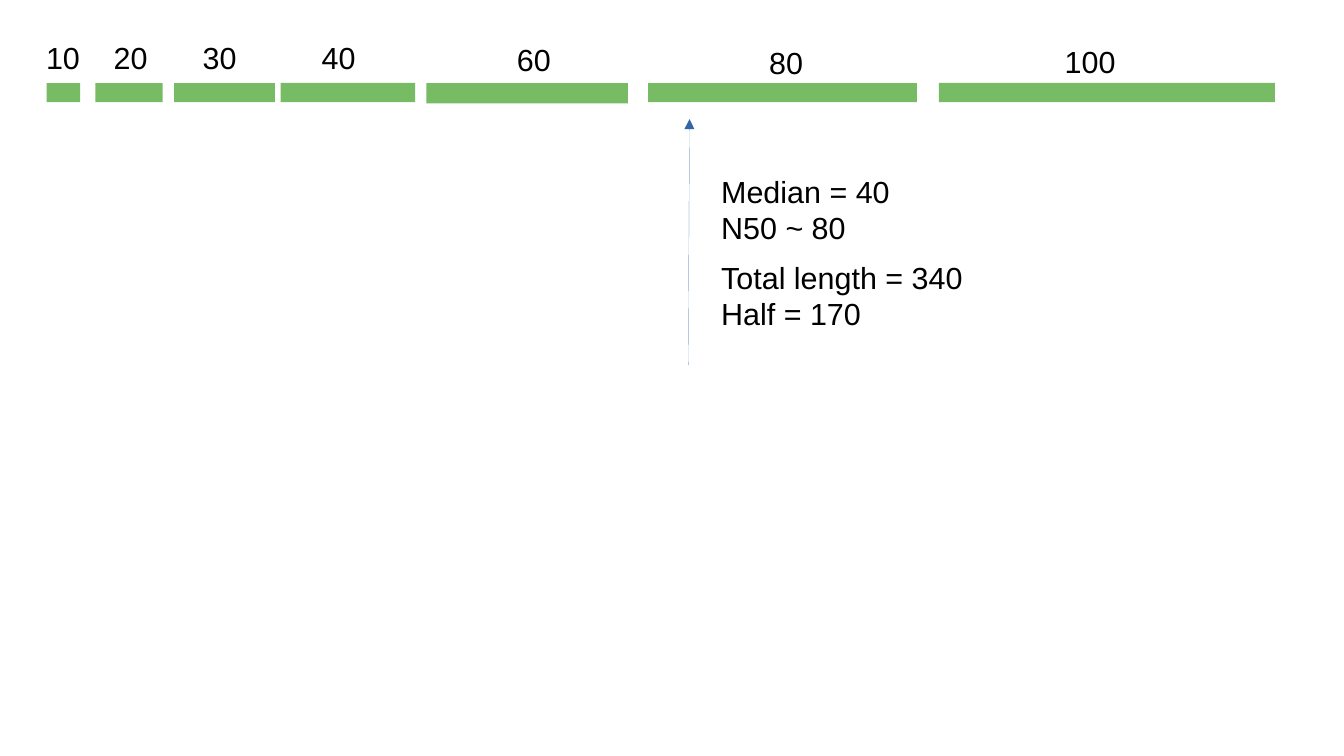
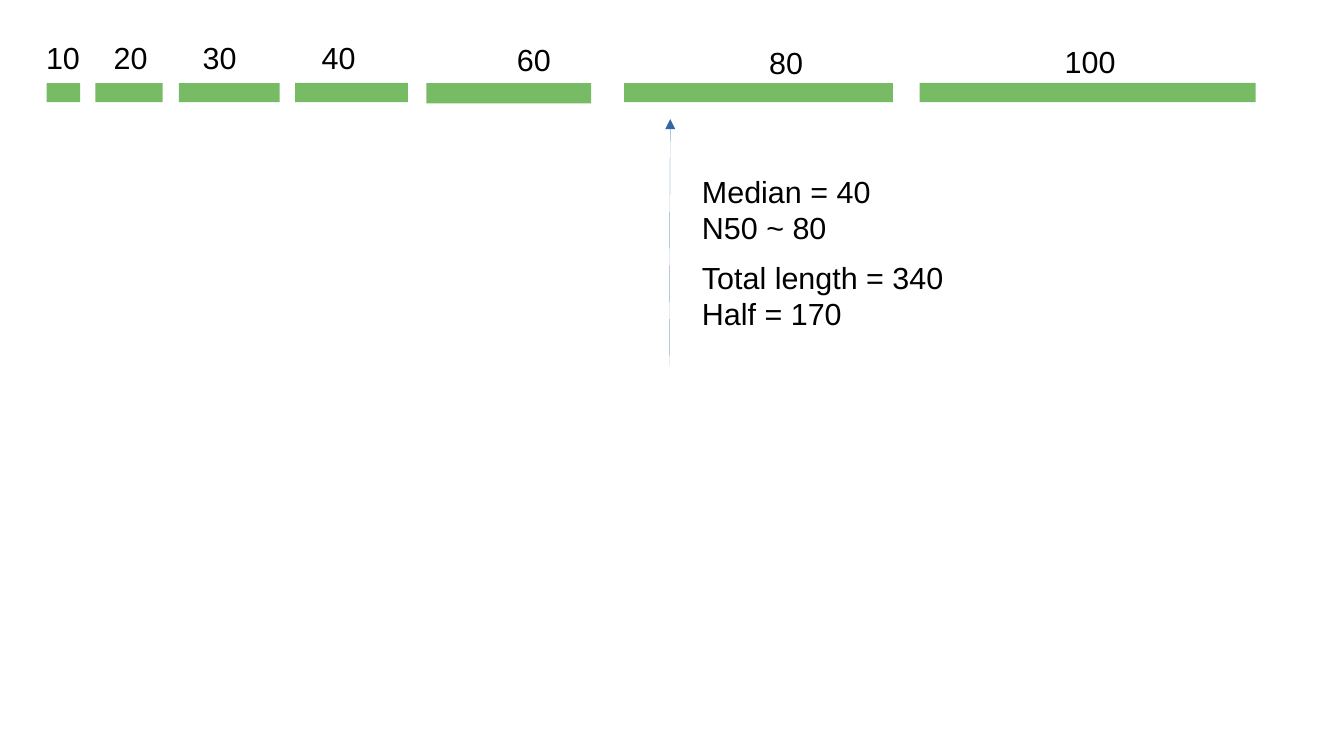
Before and after one commit to Sebastien-Raguideau/Ebame, a slide deck: slide 11 of Figures/ebame_figs.odp (slide 10 before the commit). Drawn at 1344x756 pixels with LibreOffice and Linux fonts; fonts in the diff are those of the drawing. Boxes give left, top, right and bottom in pixels: in the first picture for what was removed or moved away, otherwise in the second. Text is boxed around its words. In the diff, an @@ line names an element or a change of style, - is before the commit and + after.

```diff
--- a/Figures/ebame_figs.odp
+++ b/Figures/ebame_figs.odp
@@ rectangle: place and size @@
-rectangle at bbox=[174, 83, 276, 102]
+rectangle at bbox=[179, 83, 281, 102]
@@ rectangle: place and size @@
-rectangle at bbox=[281, 83, 415, 102]
+rectangle at bbox=[295, 83, 409, 102]
@@ rectangle: place and size @@
-rectangle at bbox=[427, 83, 628, 104]
+rectangle at bbox=[427, 83, 592, 104]
@@ rectangle: place and size @@
-rectangle at bbox=[649, 83, 917, 102]
+rectangle at bbox=[624, 83, 893, 102]
@@ 2 texts, 1 rectangle, 1 arrow: place and size @@
-2 texts, 1 rectangle, 1 arrow at bbox=[689, 83, 1276, 366]
+2 texts, 1 rectangle, 1 arrow at bbox=[670, 83, 1256, 366]
```
Also in this commit, not shown: 7 other slides changed, 6 slides added, 1 slide removed, 1 other file.
